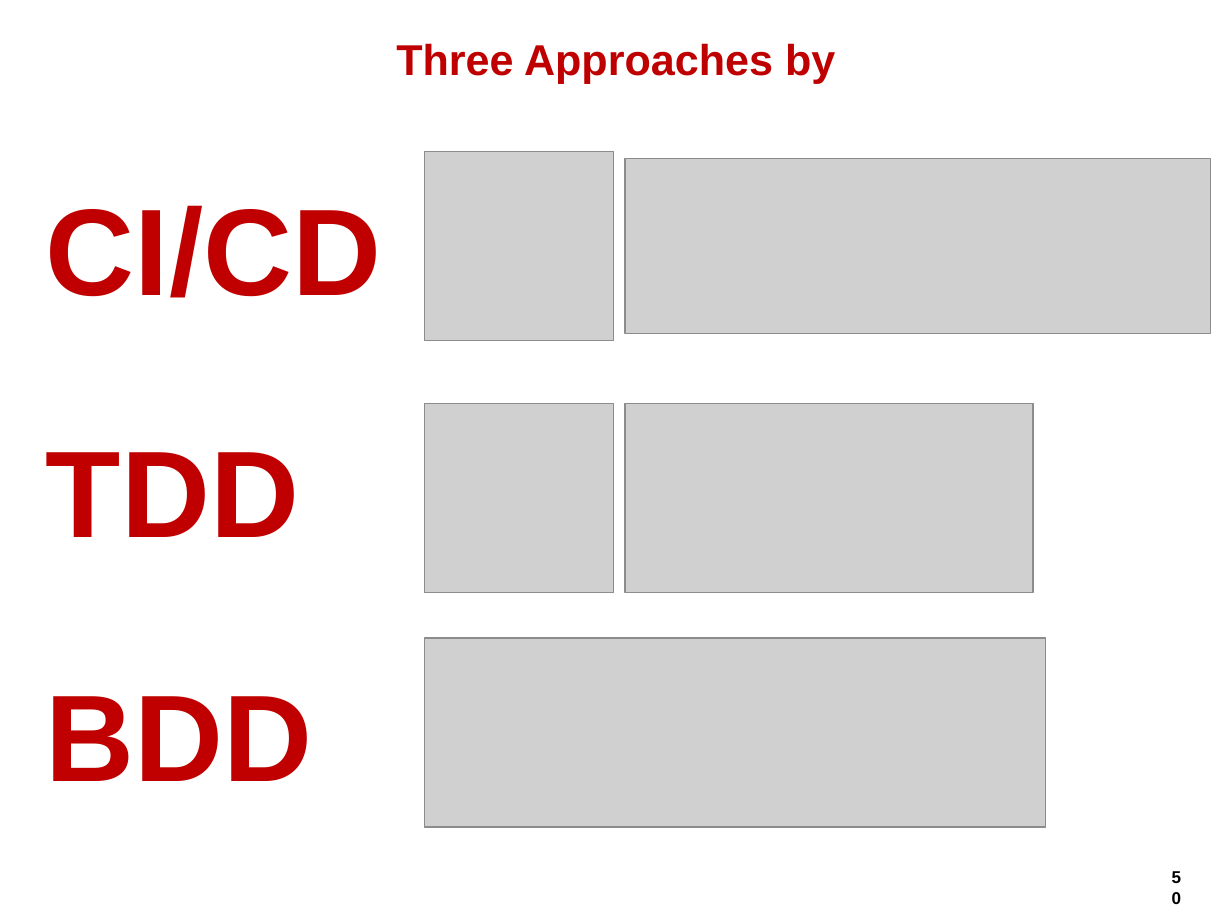
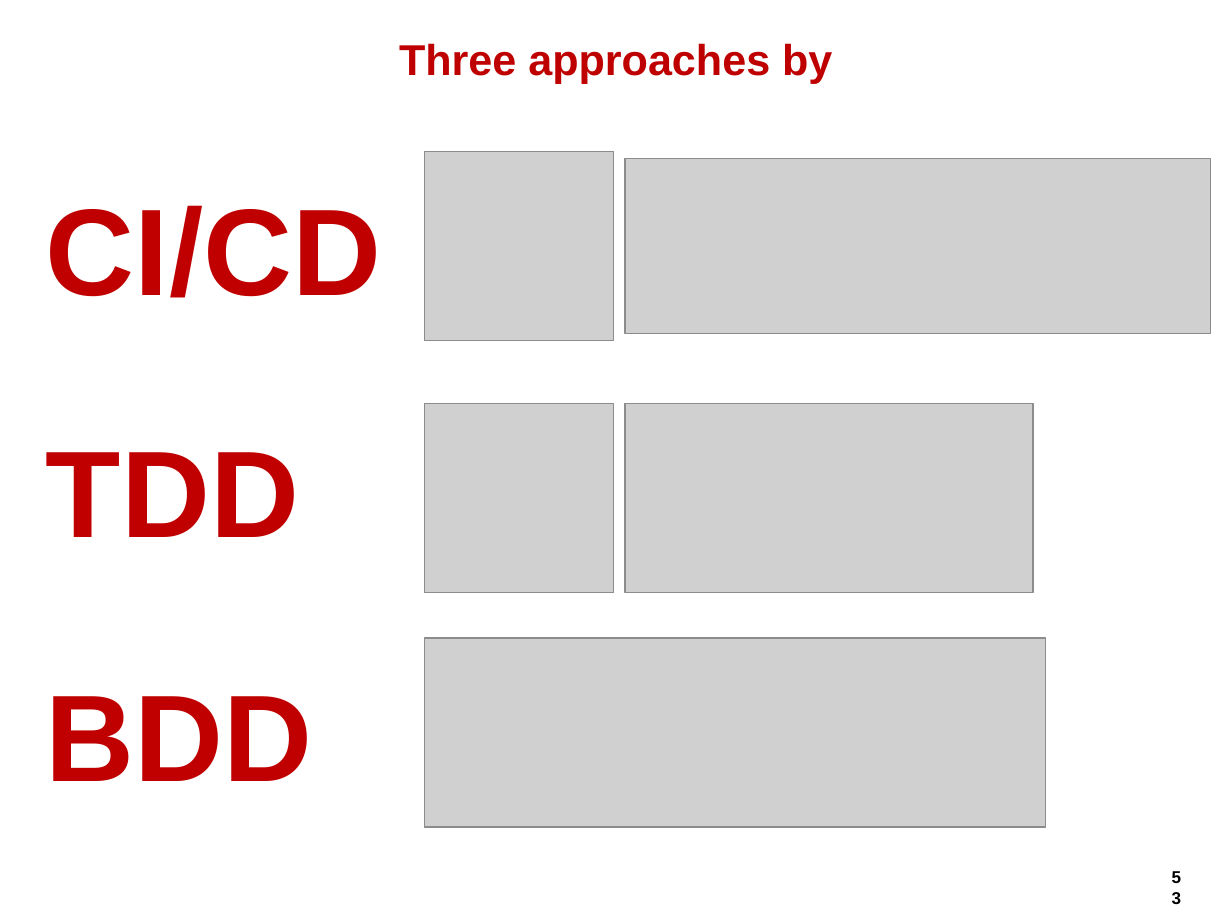
Before and after one commit to hageyahhoo/agile2014, a slide deck: slide 53 of presentations/TechnologyDrivenDevelopment.pptx (slide 50 before the commit). Drawn at 1232x924 pixels with LibreOffice and Linux fonts; fonts in the diff are those of the drawing; grey boxes stand for pictures; background and template pictures are left out. Boxes give left, top, right and bottom in pixels: in the first picture for what was removed or moved away, otherwise in the second. Text is boxed around its words. In the diff, an @@ line names an element or a change of style, - is before the commit and + after.

```diff
--- a/presentations/TechnologyDrivenDevelopment.pptx
+++ b/presentations/TechnologyDrivenDevelopment.pptx
@@ title at (399,43,832,83): text changed @@
-Three Approaches by
+Three approaches by
```
Also in this commit, not shown: 14 other slides changed, 9 slides added, 6 slides removed.
